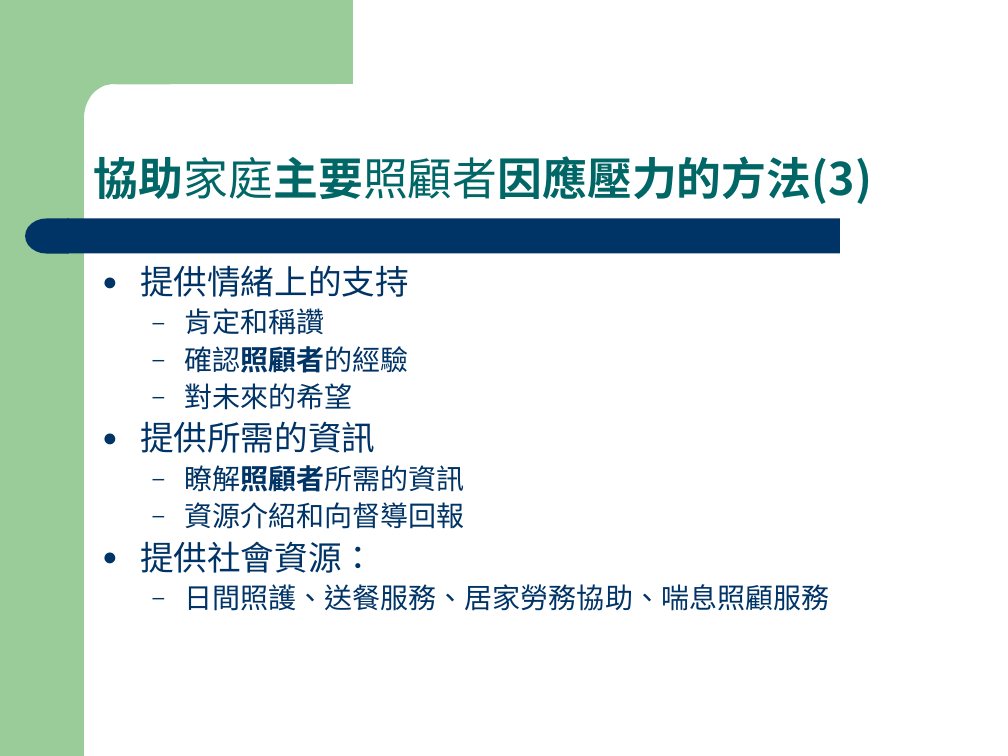
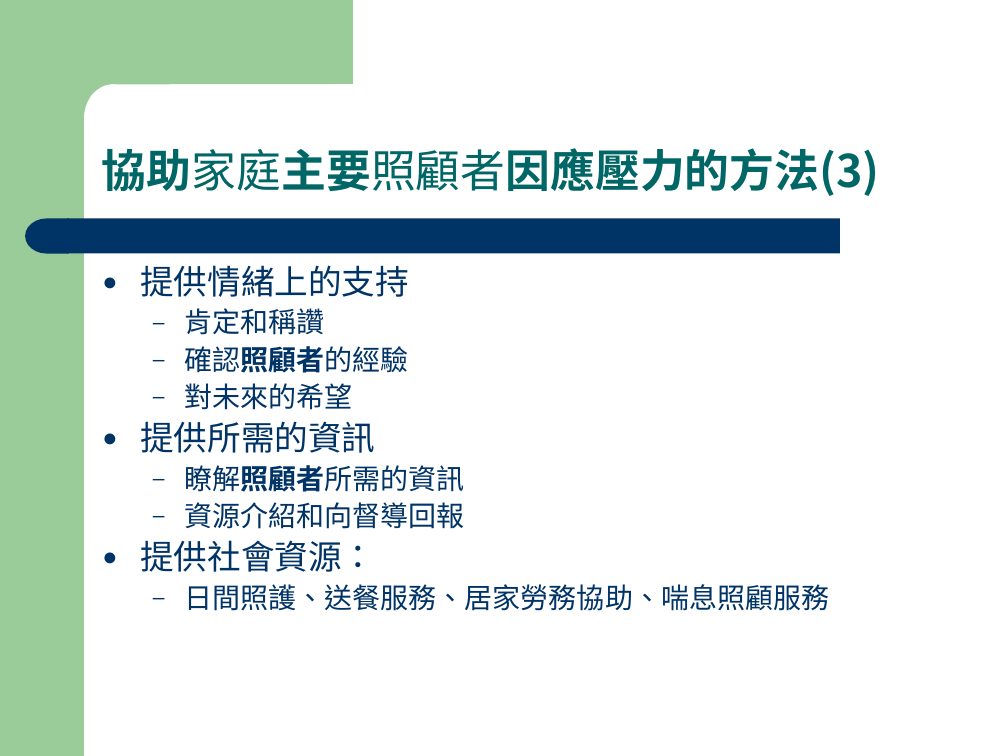
Before and after one commit to fhopecc/fhopecc, a slide deck: slide 26 of public/tutor/home_care.ppt (slide 23 before the commit). Drawn at 1008x756 pixels with LibreOffice and Linux fonts; fonts in the diff are those of the drawing. Boxes give left, top, right and bottom in pixels: in the first picture for what was removed or moved away, otherwise in the second. Text is boxed around its words. In the diff, an @@ line names an element or a change of style, - is before the commit and + after.

```diff
--- a/public/tutor/home_care.ppt
+++ b/public/tutor/home_care.ppt
@@ text "協助家庭主要照顧者因應壓力的方法(3)" moved from (x1=94, y1=156, x2=872, y2=204) to (x1=102, y1=148, x2=880, y2=196) @@
```
Also in this commit, not shown: 29 other slides changed, 5 slides added, 2 slides removed, 3 other files.
